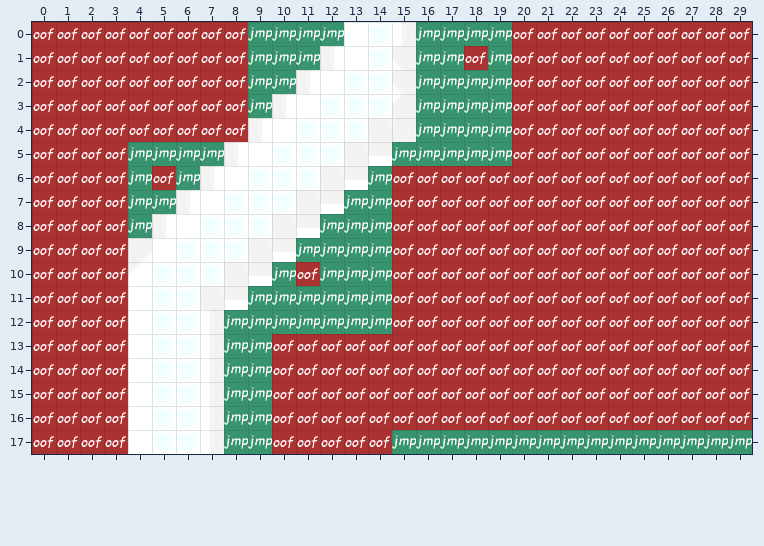
Tiled map -- Assets/Maps/CL_01.tmx. This is how it looked before the edit.
Cells are 64x64 px. Shown: x 0..29, y 0..17. The commit also replaced the tileset; all pictures use the new one.
Now the later version:
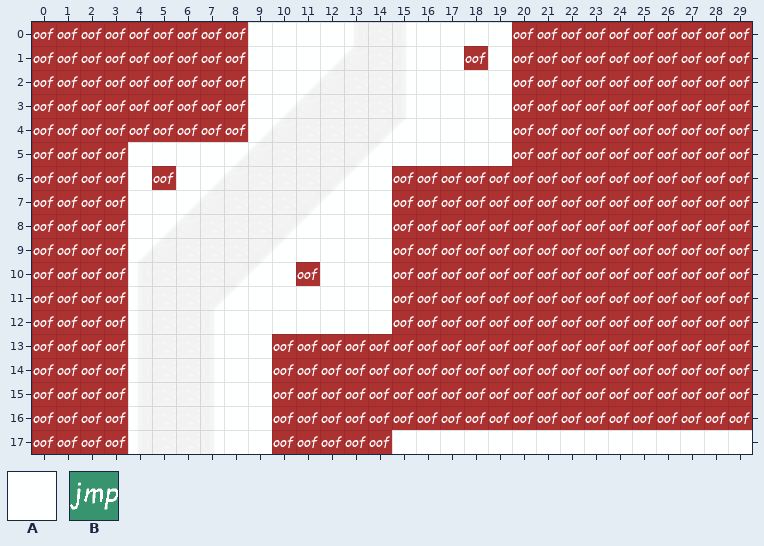
Key: from "BackgroundTileset": A 0; from "SpecialTileset": B 1.
_ is an empty cell.
What changed:
Layer "Background":
The edit turns tile B into tile A in row 0 at x 9 to 12 and 16 to 19; in row 1 at x 9 to 11, 16 to 17 and 19; in row 2 at x 9 to 10 and 16 to 19; in row 3 at x 9 and 16 to 19; in row 4 at x 16 to 19; in row 5 at x 4 to 7 and 15 to 19.
The edit turns tile B into tile A in row 6 at x 4, 6 and 14; in row 7 at x 4 to 5 and 13 to 14; in row 8 at x 4 and 12 to 14; in row 9 at x 11 to 14; in row 10 at x 10 and 12 to 14; in row 11 at x 9 to 14.
The edit turns tile B into tile A in row 12 at x 8 to 14; in rows 13 to 16 at x 8 to 9; in row 17 at x 8 to 9 and 15 to 29.
Where, in picture pixels (left, top, right, bottom), the same in both pictures:
changed: (224, 22, 752, 454)
changed: (128, 142, 224, 238)
